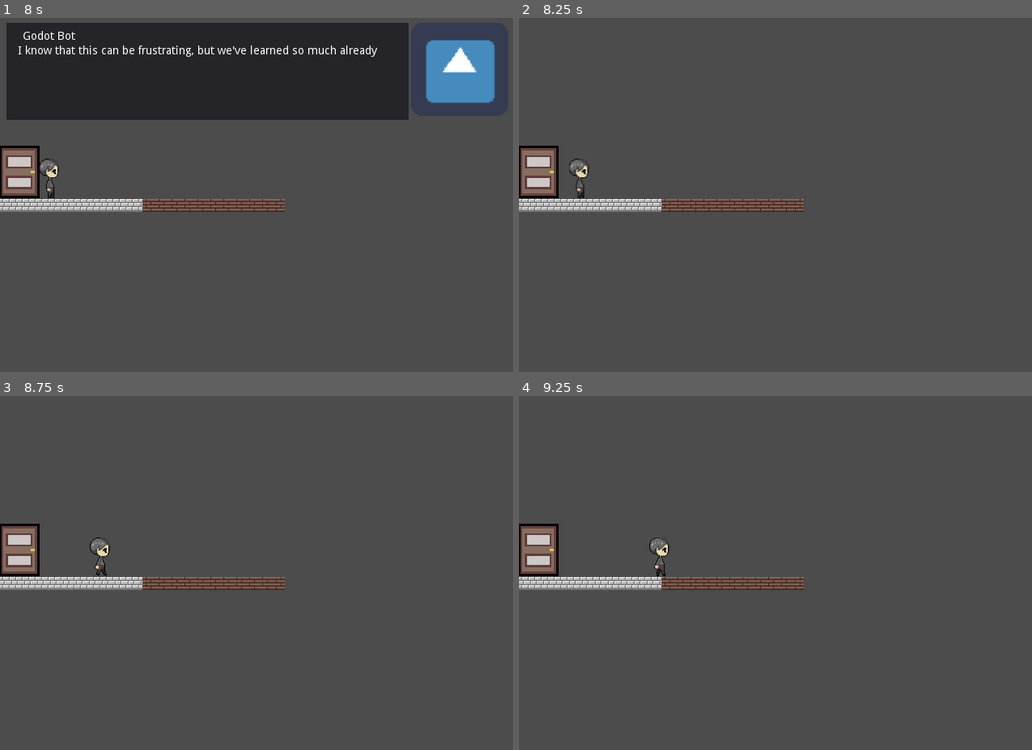
Above: before the commit, frames 1-4 (two rows, left to right).
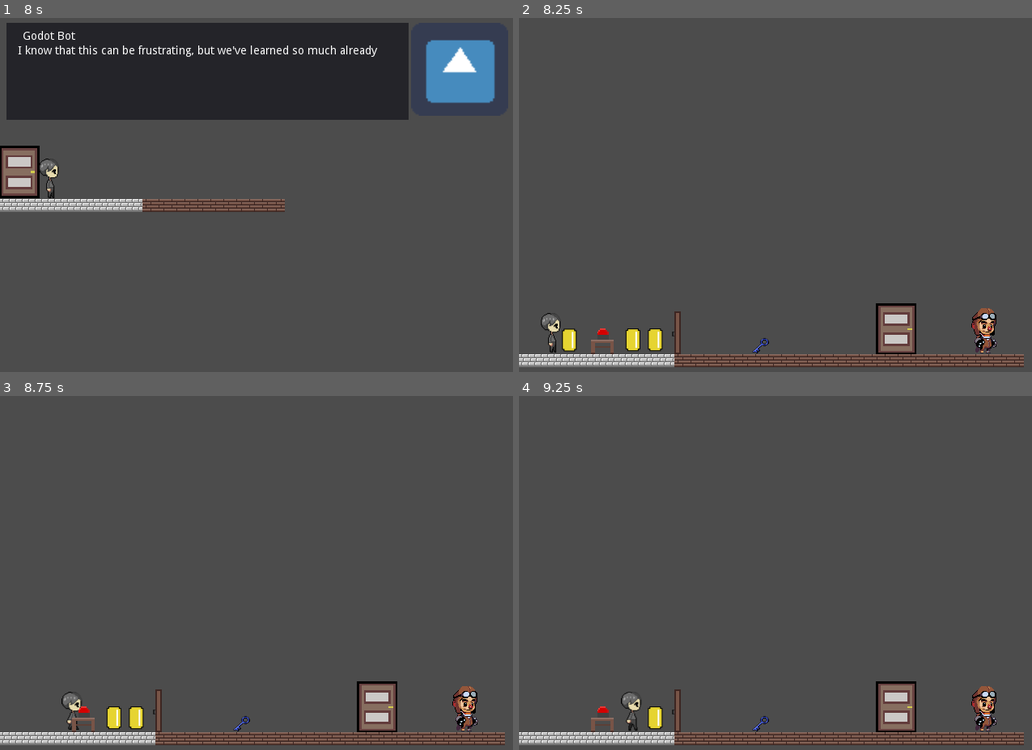
Above: after the commit, the same moments.

Repository: bkuon/Reverie
Game: Godot game, scene res://world2.tscn
Two runs of this game, one before a commit and one after it. Both use one fixed random seed, a clock stepped at 60 frames per second and the inputs below. This scene is started directly instead of the project's main scene. The engine's default icon, where the game draws it, is replaced by a stand-in: a white triangle on a blue panel in a dark square.
Inputs:
- Up to frame 1 (8 s): tap Enter at 0.5, 2, 3.5 s; hold Right (ui_right) 0.53-2.03 s; tap Z (enter_door, bound only after the commit) every 1.5 s from 0.6 to 6.6 s; tap Up (ui_up) at 0.77, 1.52, 3.02, 3.77, 4.52, 6.02, 6.77, 7.52 s; tap Space at 1.25, 2.75, 4.25 s; tap A (enter_door, bound only before the commit) every 1.5 s from 1.35 to 7.35 s; hold Left (ui_left) 2.03-2.78 s; hold Right (ui_right) 2.78-4.28 s; hold Left (ui_left) 4.28-5.03 s; hold Right (ui_right) 5.03-5.78 s; hold Left (ui_left) 5.78-7.28 s; hold Right (ui_right) from 7.28 s (still down)
- Up to frame 2 (8.25 s): keep holding Right (ui_right); tap Z (enter_door, bound only after the commit) at 8.1 s
- Up to frame 3 (8.75 s): keep holding Right (ui_right)
- Up to frame 4 (9.25 s): keep holding Right (ui_right); tap A (enter_door, bound only before the commit) at 8.85 s; tap Up (ui_up) at 9.02 s

Frame 1 is identical in both runs. In frame 2, 8.4% of the frame differs, in the area x 0-99%, y 36-99%; in frame 3, 8.2%; in frame 4, 8.1%.

Commit message:
fixed door

Diff:
--- a/project.godot
+++ b/project.godot
@@ -49,7 +49,7 @@
 }
 enter_door={
 "deadzone": 0.5,
-"events": [ Object(InputEventKey,"resource_local_to_scene":false,"resource_name":"","device":0,"alt":false,"shift":false,"control":false,"meta":false,"command":false,"pressed":false,"scancode":65,"unicode":0,"echo":false,"script":null)
+"events": [ Object(InputEventKey,"resource_local_to_scene":false,"resource_name":"","device":0,"alt":false,"shift":false,"control":false,"meta":false,"command":false,"pressed":false,"scancode":90,"unicode":0,"echo":false,"script":null)
  ]
 }
 
--- a/world2.tscn
+++ b/world2.tscn
@@ -18,4 +18,4 @@
 
 [node name="Door" parent="." instance=ExtResource( 3 )]
 position = Vector2( 23.932, 204.44 )
-world_scene = ""
+world_scene = "res://world.tscn"
